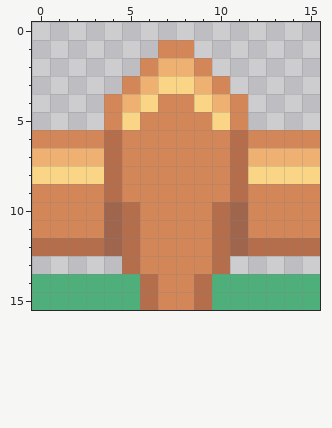
Pixel-art sprite -- so_long/images/png/wall.png. The picture above is the old version.
The file is 16x16 pixels.
The same view after the edit:
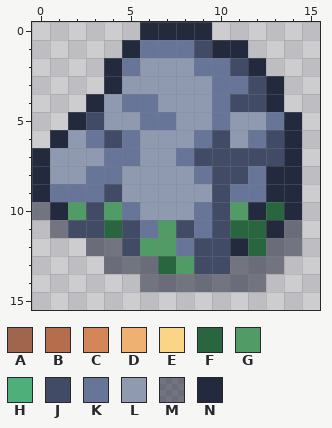
Palette (. is transparent): A #a0654d  B #b56e4b  C #d38658  D #efb171  E #fad586  F #296640  G #509b66  H #4faf7b  J #414b66  K #677598  L #8f9ab0  M #171c3180  N #242a3d
Changes in this commit:
Changed rows in their new state; - is an unchanged pixel.
first column x 0:
 0 ------NNNN------
 1 -----NKKKJNN----
 2 ----NKLLLKKJN---
 3 ----NLLLLLKKJN--
 4 ---NLKKLLLKJJN--
 5 --NJLLKKLLKLLKN-
 6 .NLKJKLLLKJLKJN.
 7 NLLLKKLLKJJJJJN.
 8 NLLKKLLLLKJJKNN.
 9 NKKKJLLLLLJKKNN.
10 MNGJGKLLLKJGNFN.
11 .MJJFJKGJKJFFNM.
12 ...MMJGGKJJNFMM.
13 ----MMMFGJJMMM--
14 ......MMMMMMM...
15 ................
